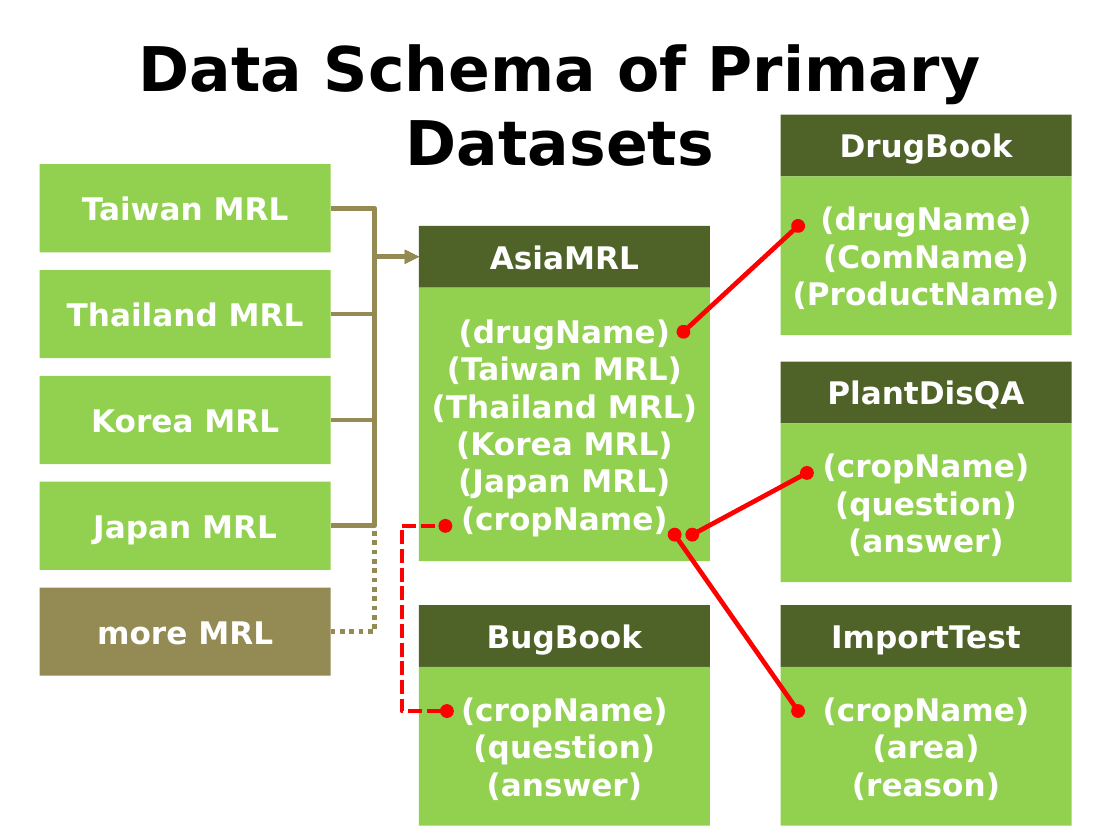
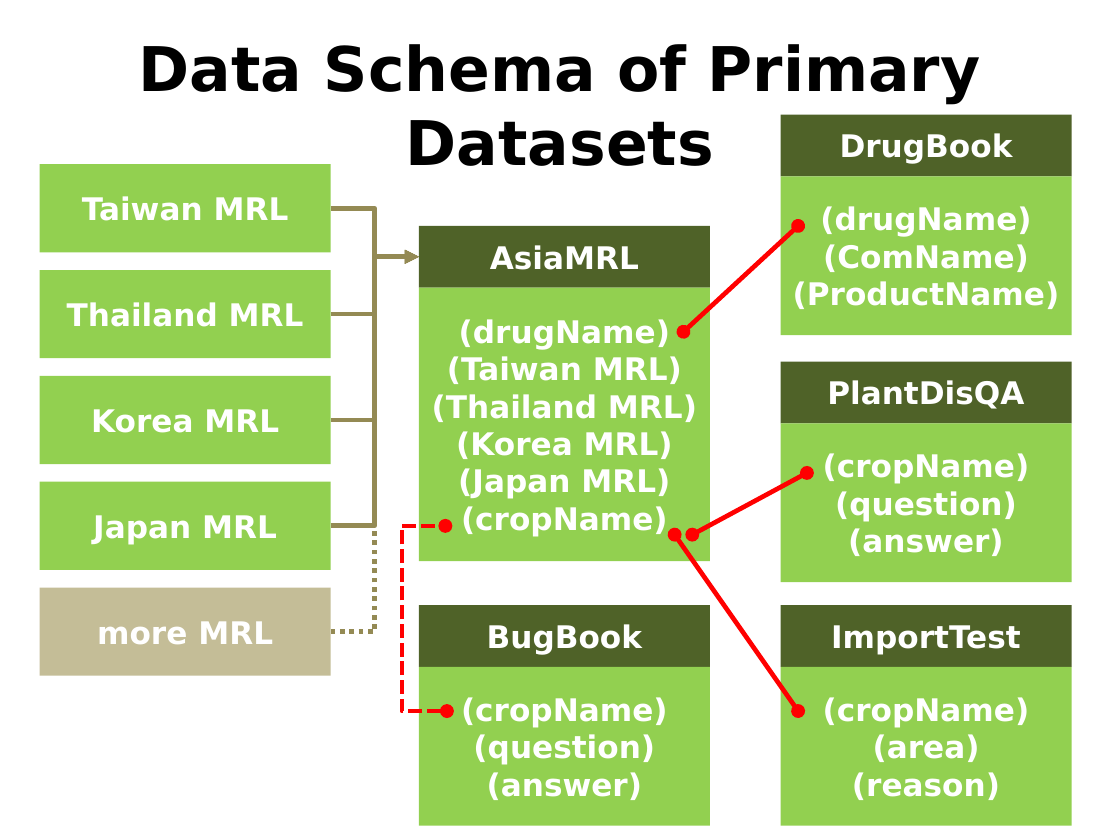
Before and after one commit to monster1985/AsiaOpenData2017, a slide deck: slide 8 of 簡報_跨領域研究室.pptx. Drawn at 1120x840 pixels with LibreOffice and Linux fonts; fonts in the diff are those of the drawing. Boxes give left, top, right and bottom in pixels: in the first picture for what was removed or moved away, otherwise in the second. Text is boxed around its words. In the diff, an @@ line names an element or a change of style, - is before the commit and + after.

```diff
--- a/簡報_跨領域研究室.pptx
+++ b/簡報_跨領域研究室.pptx
@@ rectangle "more MRL" at [39,588,330,676]: fill #948A54 to #C4BD97 @@
```
Also in this commit, not shown: 2 other slides changed.
